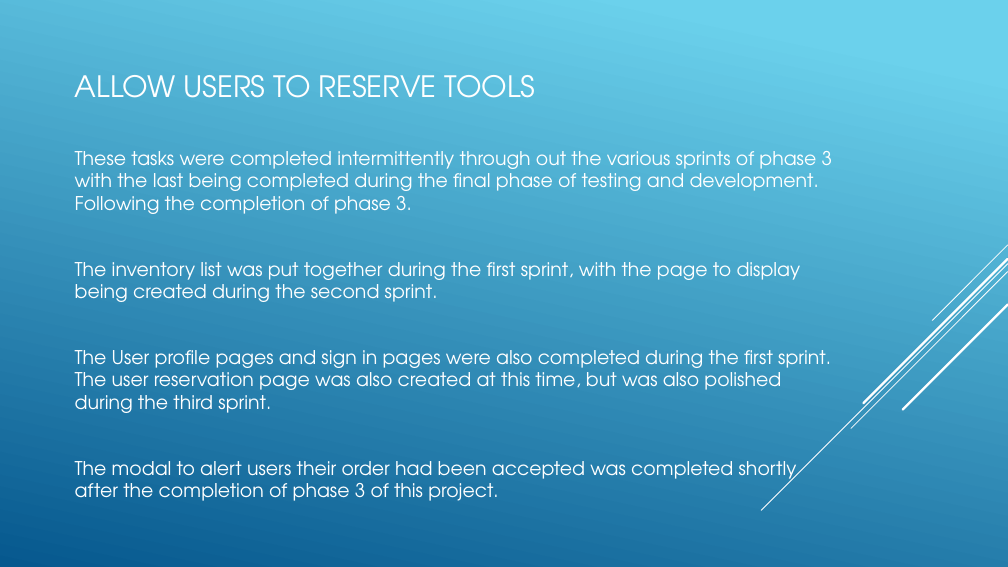
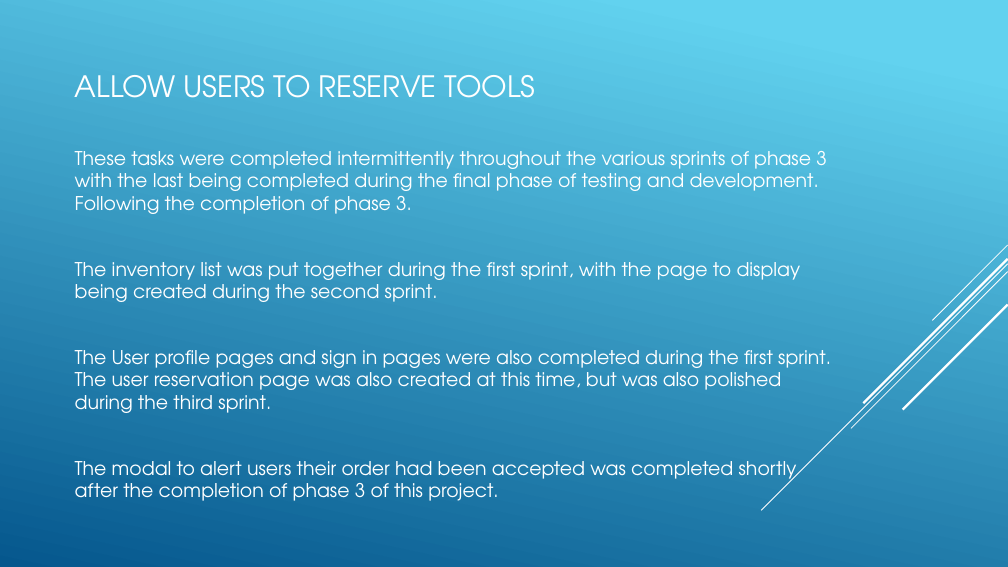
Before and after one commit to itsjaboyd/Tool-Coop, a slide deck: slide 8 of docs/TeamPresentation.pptx. Drawn at 1008x567 pixels with LibreOffice and Linux fonts; fonts in the diff are those of the drawing. Boxes give left, top, right and bottom in pixels: in the first picture for what was removed or moved away, otherwise in the second. Text is boxed around its words. In the diff, an @@ line names an element or a change of style, - is before the commit and + after.

Commit message:
added my slides

```diff
--- a/docs/TeamPresentation.pptx
+++ b/docs/TeamPresentation.pptx
@@ background gradient #6ED2EB to #06588E to gradient #62D2EF to #05578D @@
@@ text at (75,151,826,214): text changed @@
-These tasks were completed intermittently through out the various sprints of phase 3 with the last being completed during the final phase of testing and development. Following the completion of phase 3.
+These tasks were completed intermittently throughout the various sprints of phase 3 with the last being completed during the final phase of testing and development. Following the completion of phase 3.
```
Also in this commit, not shown: 12 other slides changed, 3 slides added, 3 slides removed, 2 other files.
